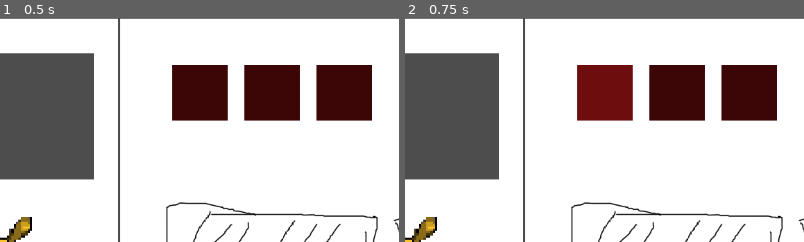
Above: before the commit, frames 1-2 (left to right).
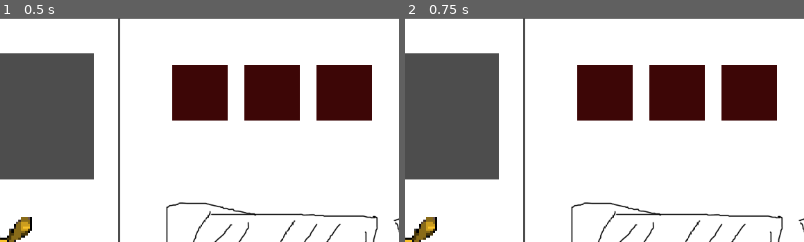
Above: after the commit, the same moments.

Repository: alifeee/space-pirates
Game: Godot game, scene res://NodeScenes/Main.tscn
Two runs of this game, one before a commit and one after it. Both use one fixed random seed, a clock stepped at 60 frames per second and the inputs below.
Inputs (mouse positions are % of the whole screen's width and height, from its top left):
- Up to frame 1 (0.5 s): no input
- Up to frame 2 (0.75 s): tap Enter at 0.5 s; move the mouse to (72, 45) at 0.52 s; hold Right (right) from 0.53 s (still down); tap Left (joy1_action1) at 0.6 s; click (72, 45) at 0.67 s
The pictures show only the part of the screen within x 24-74%, y 0-50%; the shares and areas given below are measured in that part.

Frame 1 is identical in both runs. In frame 2, 3.5% of the frame differs, in the area x 43-58%, y 20-46%.

Commit message:
rework button code

Diff:
--- a/NodeScenes/Button1.gd
+++ b/NodeScenes/Button1.gd
@@ -6,7 +6,11 @@
 const DEFAULT_FRAME = 1
 const PRESSED_FRAME = 0
 
-@export var PRESS_ACTION: String = "joy1_action1"
+@export var PLAYER1_ACTION: String = "joy1_action1"
+@export var PLAYER2_ACTION: String = "joy0_left"
+@export var controller: int = 1
+
+const JOY_THRESHOLD = 0.5
 
 # Called when the node enters the scene tree for the first time.
 func _ready():
@@ -14,15 +18,15 @@
 
 # Called every frame. 'delta' is the elapsed time since the previous frame.
 func _process(delta):
-	countdown -= 1
-	if countdown == 0:
-		self.frame = DEFAULT_FRAME
-	pass
-
-func _input(event):
-	if event.is_action_pressed(PRESS_ACTION):
-		light_up()
-
-func light_up():
-	self.frame = PRESSED_FRAME
-	countdown = LIGHT_TIME_FRAMES
+	if controller == 1:
+		var pressed = Input.get_action_raw_strength(PLAYER1_ACTION)
+		if pressed:
+			self.frame = PRESSED_FRAME
+		else:
+			self.frame = DEFAULT_FRAME
+	elif controller == 0:
+		var joy_amount = Input.get_action_strength(PLAYER2_ACTION)
+		if joy_amount > JOY_THRESHOLD:
+			self.frame = PRESSED_FRAME
+		else:
+			self.frame = DEFAULT_FRAME
